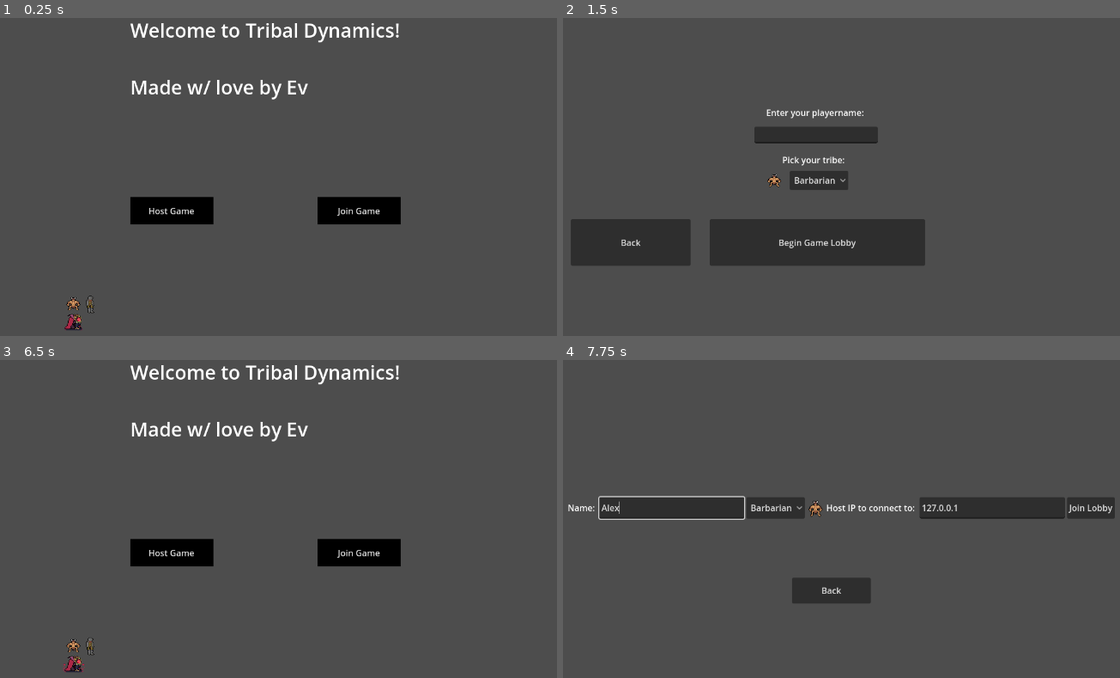
Above: before the commit, frames 1-4 (two rows, left to right).
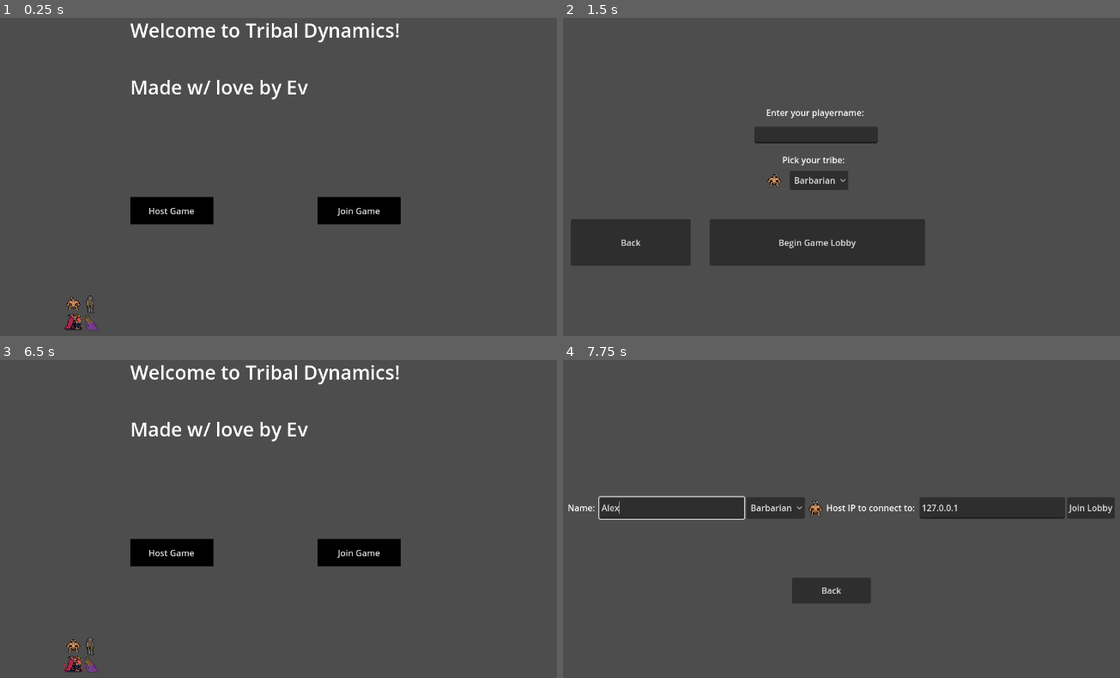
Above: after the commit, the same moments.

Repository: OneWhoLepps/TribalDynamics
Game: Godot game, scene res://Scenes/RefactoredTribalDynamics/MainScene.tscn
Same seed, same stepped clock (60 frames per second), same inputs: the game is played once before the commit and once after it.
Inputs (mouse positions are in pixels of both pictures, inside the frame that each line leads up to):
- Up to frame 1 (0.25 s): no input
- Up to frame 2 (1.5 s): tap Enter at 0.5 s; move the mouse to (1014, 151) at 0.52 s; click (1014, 151) at 0.67 s; click "Host Game" at 1.25 s
- Up to frame 3 (6.5 s): click (250, 477) at 2.02 s; type "Alex" at 2.1 s; click "Begin Game Lobby" at 2.75 s; click (172, 452) at 3.5 s; click (172, 452) at 4.25 s; click (94, 452) at 5 s; click "Leave" at 5.75 s
- Up to frame 4 (7.75 s): click "Join Game" at 6.5 s; click (674, 509) at 7.27 s; type "Alex" at 7.35 s

The runs differ from the first frame. In frame 1, less than 0.1% of the frame differs, in the area x 15-18%, y 93-99%; in frame 2, nothing differs; in frame 3, less than 0.1%; in frame 4, nothing differs.

Commit message:
Added snail general idle
-As per bwalk, snail general has no idle bcause its funny, he just stands there menacingly

Diff:
--- a/Assets/GeneralIdleAnim-Picker/GeneralIdleAnim-Picker.tscn
+++ b/Assets/GeneralIdleAnim-Picker/GeneralIdleAnim-Picker.tscn
@@ -1,8 +1,9 @@
-[gd_scene load_steps=4 format=3 uid="uid://btvehvw0fkxi0"]
+[gd_scene load_steps=5 format=3 uid="uid://btvehvw0fkxi0"]
 
 [ext_resource type="PackedScene" uid="uid://cwtijk6a5jivs" path="res://Assets/Barbarian/Animations/BarbGeneral-Idle.tscn" id="1_1bfr3"]
 [ext_resource type="PackedScene" uid="uid://c5hptt5ef61w0" path="res://Assets/Knight/Animations/KnightGeneral-idle.tscn" id="2_tb1yv"]
 [ext_resource type="PackedScene" uid="uid://b6u03g4hwp0rn" path="res://Assets/Vampire/Animations/VampGeneral-Idle.tscn" id="3_n16et"]
+[ext_resource type="PackedScene" uid="uid://cxxpbpmb5s6ti" path="res://Assets/Snail/Animations/SnailGeneral-idle.tscn" id="4_fs6tn"]
 
 [node name="GeneralIdleAnim-picker" type="Node2D"]
 
@@ -14,3 +15,6 @@
 
 [node name="VampGeneral-idle" parent="." instance=ExtResource("3_n16et")]
 position = Vector2(22, 47)
+
+[node name="SnailGeneral-idle" parent="." instance=ExtResource("4_fs6tn")]
+position = Vector2(53, 57)
--- /dev/null
+++ b/Assets/Snail/Animations/SnailGeneral-idle.tscn
@@ -0,0 +1,23 @@
+[gd_scene load_steps=4 format=3 uid="uid://cxxpbpmb5s6ti"]
+
+[ext_resource type="Texture2D" uid="uid://dmyjwbtkex2hn" path="res://Assets/Snail/Tribal_Dynamics_SnailGeneral.png" id="1_ba742"]
+
+[sub_resource type="AtlasTexture" id="AtlasTexture_682ud"]
+atlas = ExtResource("1_ba742")
+region = Rect2(0, 0, 32, 32)
+
+[sub_resource type="SpriteFrames" id="SpriteFrames_477r7"]
+animations = [{
+"frames": [{
+"duration": 1.0,
+"texture": SubResource("AtlasTexture_682ud")
+}],
+"loop": true,
+"name": &"default",
+"speed": 5.0
+}]
+
+[node name="SnailGeneral-idle" type="Node2D"]
+
+[node name="SnailGeneral" type="AnimatedSprite2D" parent="."]
+sprite_frames = SubResource("SpriteFrames_477r7")
